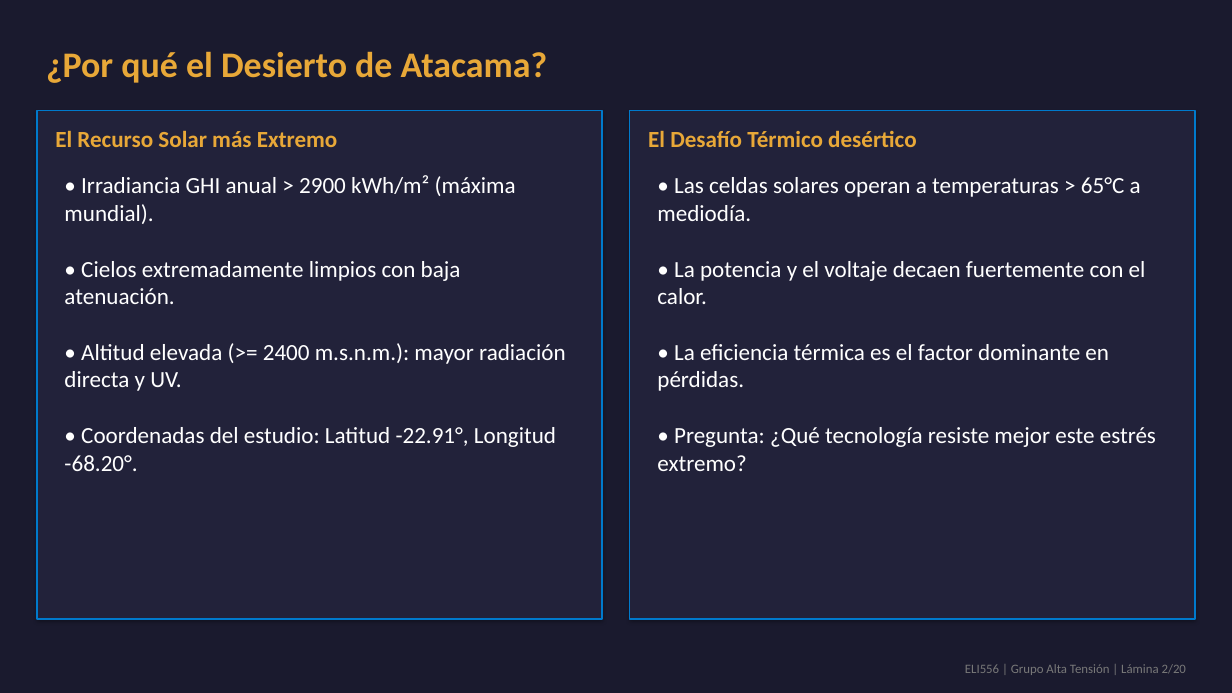
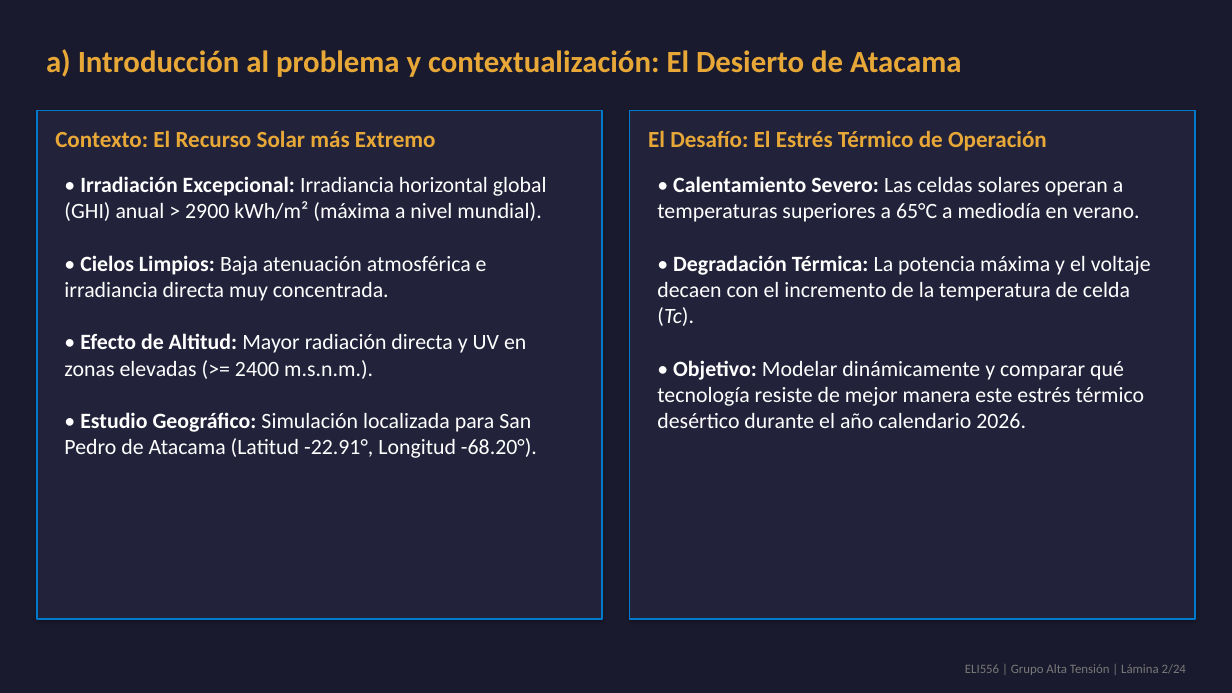
Before and after one commit to theChosen16/t2-paneles, a slide deck: slide 2 of output/Presentacion_Final_ELI556_Atacama.pptx. Drawn at 1232x693 pixels with LibreOffice and Linux fonts; fonts in the diff are those of the drawing. Boxes give left, top, right and bottom in pixels: in the first picture for what was removed or moved away, otherwise in the second. Text is boxed around its words. In the diff, an @@ line names an element or a change of style, - is before the commit and + after.

```diff
--- a/output/Presentacion_Final_ELI556_Atacama.pptx
+++ b/output/Presentacion_Final_ELI556_Atacama.pptx
@@ text at (46, 49, 961, 77): text changed; size 28 to 24 pt @@
-¿Por qué el Desierto de Atacama?
+a) Introducción al problema y contextualización: El Desierto de Atacama
@@ text at (55, 131, 436, 147): text changed @@
-El Recurso Solar más Extremo
+Contexto: El Recurso Solar más Extremo
@@ text at (648, 131, 1047, 151): text changed @@
-El Desafío Térmico desértico
+El Desafío: El Estrés Térmico de Operación
@@ text at (64, 176, 547, 458): text changed; size 18 to 17 pt @@
-• Irradiancia GHI anual > 2900 kWh/m² (máxima mundial).
-• Cielos extremadamente limpios con baja atenuación.
-• Altitud elevada (>= 2400 m.s.n.m.): mayor radiación directa y UV.
-• Coordenadas del estudio: Latitud -22.91°, Longitud -68.20°.
+• Irradiación Excepcional: Irradiancia horizontal global (GHI) anual > 2900 kWh/m² (máxima a nivel mundial).
+• Cielos Limpios: Baja atenuación atmosférica e irradiancia directa muy concentrada.
+• Efecto de Altitud: Mayor radiación directa y UV en zonas elevadas (>= 2400 m.s.n.m.).
+• Estudio Geográfico: Simulación localizada para San Pedro de Atacama (Latitud -22.91°, Longitud -68.20°).
@@ text at (657, 176, 1151, 428): text changed; size 18 to 17 pt @@
-• Las celdas solares operan a temperaturas > 65°C a mediodía.
-• La potencia y el voltaje decaen fuertemente con el calor.
-• La eficiencia térmica es el factor dominante en pérdidas.
-• Pregunta: ¿Qué tecnología resiste mejor este estrés extremo?
+• Calentamiento Severo: Las celdas solares operan a temperaturas superiores a 65°C a mediodía en verano.
+• Degradación Térmica: La potencia máxima y el voltaje decaen con el incremento de la temperatura de celda (Tc).
+• Objetivo: Modelar dinámicamente y comparar qué tecnología resiste de mejor manera este estrés térmico desértico durante el año calendario 2026.
@@ text at (965, 664, 1186, 675): text changed @@
-ELI556 | Grupo Alta Tensión | Lámina 2/20
+ELI556 | Grupo Alta Tensión | Lámina 2/24
```
Also in this commit, not shown: 16 other slides changed, 7 slides added, 3 slides removed, 29 other files.
